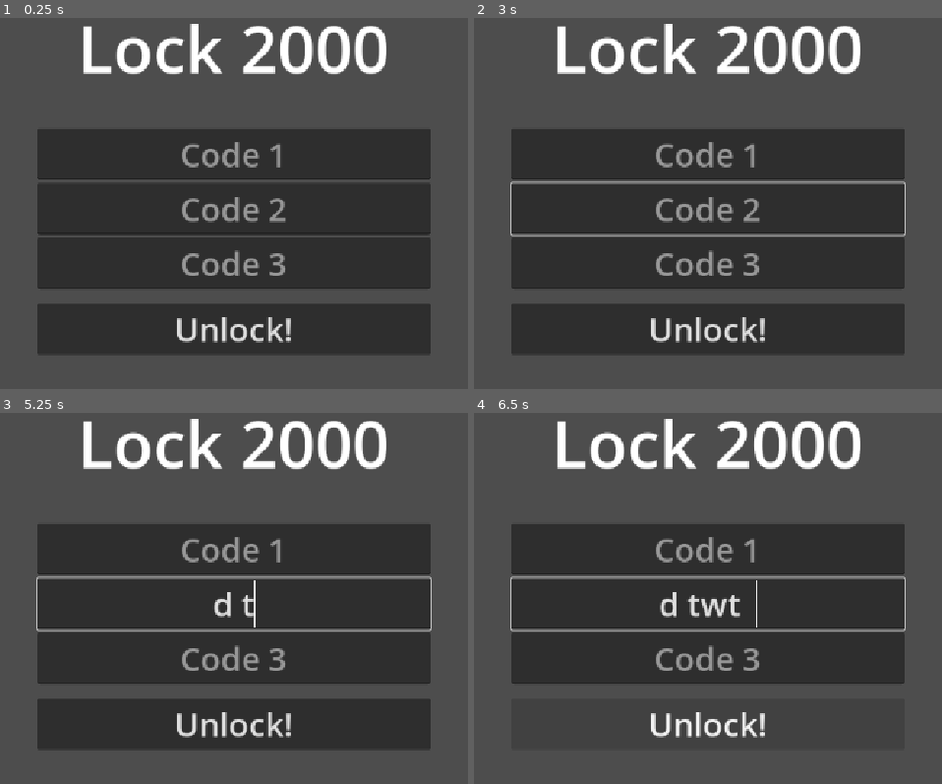
Above: before the commit, frames 1-4 (two rows, left to right).
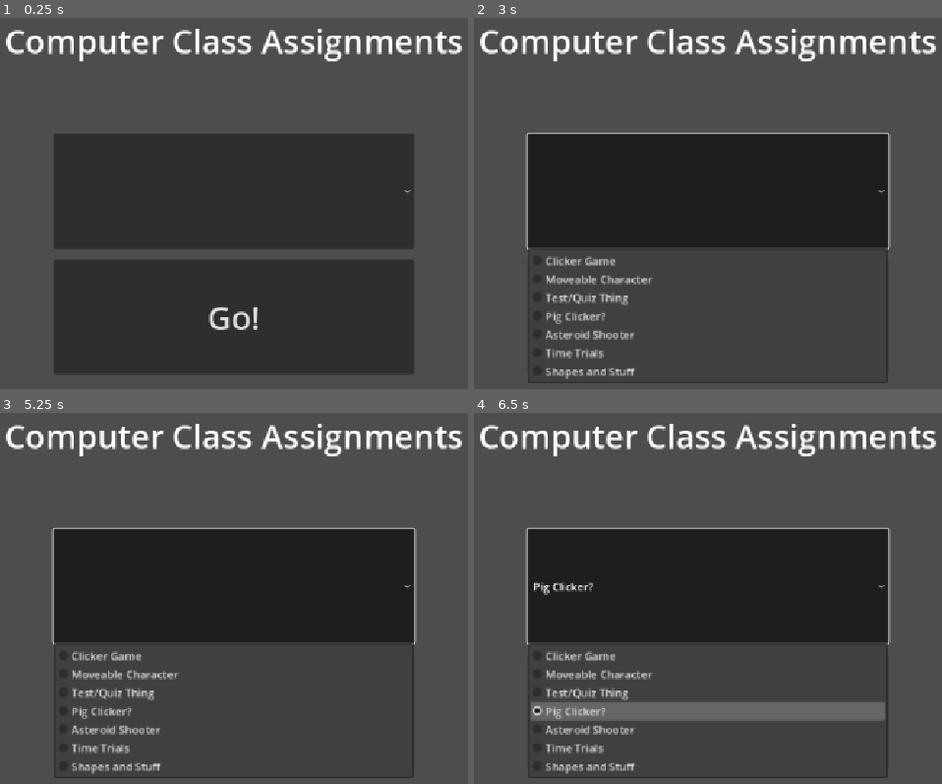
Above: after the commit, the same moments.

Repository: V3AI-Seven/processing-assignments-10
Game: Godot game, scene res://scenes/main_menu.tscn
The game is run twice, just before and just after one commit, with the same random seed, the same clock (stepped at 60 frames per second) and the same inputs. Before the commit the project starts from res://scenes/projects/riddle_part_2.tscn.
Inputs (mouse positions are in pixels of both pictures, inside the frame that each line leads up to):
- Up to frame 1 (0.25 s): no input
- Up to frame 2 (3 s): click (708, 329) at 0.5 s, where only the run before the commit has a clickable "Unlock!"; click (708, 318) at 1.25 s, where only the run after the commit has a clickable "Go!"; click (708, 318) at 2 s, where only the run after the commit has a clickable "Go!"; click (708, 192) at 2.77 s
- Up to frame 3 (5.25 s): tap Enter at 3.5, 5 s; move the mouse to (407, 591) at 3.52 s; hold D 3.53-4.28 s; hold Space 3.53-4.28 s; tap T at 3.6, 4.55, 5.1 s; move the mouse to (74, 635) at 4.27 s; hold S 4.28-5.03 s; tap Space at 4.35, 4.52, 4.82 s; move the mouse to (313, 516) at 5.02 s; hold D from 5.03 s (still down); hold Space from 5.03 s (still down)
- Up to frame 4 (6.5 s): move the mouse to (670, 702) at 5.77 s; release D at 5.78 s; release Space at 5.78 s; hold W from 5.78 s (still down); tap T at 5.85 s; tap Space at 6.02, 6.32 s

The runs differ from the first frame. In frame 1, 22% of the frame differs, in the area x 1-99%, y 1-96%; in frame 2, 17%; in frame 3, 17%; in frame 4, 20%.

Commit message:
Animations and stuff

Diff:
--- a/project.godot
+++ b/project.godot
@@ -11,7 +11,7 @@
 [application]
 
 config/name="CompSci 10 Processing"
-run/main_scene="uid://b7061df7ta4lk"
+run/main_scene="uid://d2xajq0p5tvda"
 config/features=PackedStringArray("4.5", "GL Compatibility")
 config/icon="res://icon.svg"
 
--- a/scenes/main_menu.tscn
+++ b/scenes/main_menu.tscn
@@ -49,7 +49,7 @@
 popup/item_4/id = 4
 popup/item_5/text = "Time Trials"
 popup/item_5/id = 5
-popup/item_6/text = "Riddle Solver"
+popup/item_6/text = "Shapes and Stuff"
 popup/item_6/id = 6
 
 [connection signal="pressed" from="Go" to="." method="switch_to_project"]
--- /dev/null
+++ b/scenes/projects/shapes_dodge.tscn
@@ -0,0 +1,245 @@
+[gd_scene load_steps=17 format=3 uid="uid://bmp6ekjmslkgy"]
+
+[ext_resource type="Script" uid="uid://e4a1mtqjw2do" path="res://scripts/Shapes/player.gd" id="2_nydrw"]
+[ext_resource type="Script" uid="uid://tsg2m6cty82u" path="res://scripts/Shapes/game_ui.gd" id="4_3ptjk"]
+[ext_resource type="Script" uid="uid://cqchlou66tmey" path="res://scripts/Shapes/sliding_box.gd" id="4_krmav"]
+[ext_resource type="PackedScene" uid="uid://d4mmehk8jrrto" path="res://scenes/templates/exit_button.tscn" id="5_krmav"]
+
+[sub_resource type="QuadMesh" id="QuadMesh_24jta"]
+
+[sub_resource type="RectangleShape2D" id="RectangleShape2D_nydrw"]
+size = Vector2(32, 32)
+
+[sub_resource type="QuadMesh" id="QuadMesh_hrw6t"]
+
+[sub_resource type="Gradient" id="Gradient_3ptjk"]
+offsets = PackedFloat32Array(0.22635135)
+colors = PackedColorArray(0.8140625, 0.65582514, 0.15645263, 1)
+
+[sub_resource type="GradientTexture1D" id="GradientTexture1D_krmav"]
+gradient = SubResource("Gradient_3ptjk")
+
+[sub_resource type="Animation" id="Animation_a4ec7"]
+resource_name = "SlidingBox"
+length = 3.0
+tracks/0/type = "value"
+tracks/0/imported = false
+tracks/0/enabled = true
+tracks/0/path = NodePath(".:position")
+tracks/0/interp = 1
+tracks/0/loop_wrap = true
+tracks/0/keys = {
+"times": PackedFloat32Array(0, 0.2, 1, 1.3333334, 2.8, 3),
+"transitions": PackedFloat32Array(1, 1, 1, 1, 1, 1),
+"update": 0,
+"values": [Vector2(-768, 384), Vector2(-640, 384), Vector2(-640, 384), Vector2(576, 384), Vector2(576, 384), Vector2(1920, 384)]
+}
+tracks/1/type = "value"
+tracks/1/imported = false
+tracks/1/enabled = true
+tracks/1/path = NodePath(".:visible")
+tracks/1/interp = 1
+tracks/1/loop_wrap = true
+tracks/1/keys = {
+"times": PackedFloat32Array(0),
+"transitions": PackedFloat32Array(1),
+"update": 1,
+"values": [true]
+}
+
+[sub_resource type="Animation" id="Animation_y0t3g"]
+length = 0.001
+tracks/0/type = "value"
+tracks/0/imported = false
+tracks/0/enabled = true
+tracks/0/path = NodePath(".:position")
+tracks/0/interp = 1
+tracks/0/loop_wrap = true
+tracks/0/keys = {
+"times": PackedFloat32Array(0),
+"transitions": PackedFloat32Array(1),
+"update": 0,
+"values": [Vector2(896, -704)]
+}
+tracks/1/type = "value"
+tracks/1/imported = false
+tracks/1/enabled = true
+tracks/1/path = NodePath(".:visible")
+tracks/1/interp = 1
+tracks/1/loop_wrap = true
+tracks/1/keys = {
+"times": PackedFloat32Array(0),
+"transitions": PackedFloat32Array(1),
+"update": 1,
+"values": [true]
+}
+
+[sub_resource type="AnimationLibrary" id="AnimationLibrary_5et4b"]
+_data = {
+&"RESET": SubResource("Animation_y0t3g"),
+&"SlidingBox": SubResource("Animation_a4ec7")
+}
+
+[sub_resource type="RectangleShape2D" id="RectangleShape2D_1fkto"]
+size = Vector2(1328, 80.5)
+
+[sub_resource type="Animation" id="Animation_3ptjk"]
+resource_name = "SlidingBox"
+length = 3.0
+tracks/0/type = "value"
+tracks/0/imported = false
+tracks/0/enabled = true
+tracks/0/path = NodePath(".:position")
+tracks/0/interp = 1
+tracks/0/loop_wrap = true
+tracks/0/keys = {
+"times": PackedFloat32Array(0, 0.26666668, 1, 1.3, 2.1333334, 2.3),
+"transitions": PackedFloat32Array(1, 1, 1, 1, 1, 1),
+"update": 0,
+"values": [Vector2(192, -704), Vector2(192, -600), Vector2(192, -600), Vector2(192, 256), Vector2(192, 256), Vector2(192, 1408)]
+}
+tracks/1/type = "value"
+tracks/1/imported = false
+tracks/1/enabled = true
+tracks/1/path = NodePath(".:visible")
+tracks/1/interp = 1
+tracks/1/loop_wrap = true
+tracks/1/keys = {
+"times": PackedFloat32Array(0),
+"transitions": PackedFloat32Array(1),
+"update": 1,
+"values": [true]
+}
+
+[sub_resource type="AnimationLibrary" id="AnimationLibrary_krmav"]
+_data = {
+&"RESET": SubResource("Animation_y0t3g"),
+&"SlidingBox": SubResource("Animation_3ptjk")
+}
+
+[sub_resource type="AnimationLibrary" id="AnimationLibrary_a4ec7"]
+
+[node name="ShapesDodge" type="Node2D"]
+
+[node name="RoundTimer" type="Timer" parent="."]
+wait_time = 60.0
+one_shot = true
+
+[node name="CharacterBody2D" type="CharacterBody2D" parent="."]
+position = Vector2(576, 304)
+floor_stop_on_slope = false
+floor_constant_speed = true
+script = ExtResource("2_nydrw")
+metadata/IsPlayer = true
+
+[node name="MeshInstance2D" type="MeshInstance2D" parent="CharacterBody2D"]
+position = Vector2(-4.7683716e-07, 0)
+scale = Vector2(32, 32)
+mesh = SubResource("QuadMesh_24jta")
+
+[node name="CollisionShape2D" type="CollisionShape2D" parent="CharacterBody2D"]
+shape = SubResource("RectangleShape2D_nydrw")
+
+[node name="GameUI" type="Control" parent="."]
+layout_mode = 3
+anchors_preset = 0
+offset_right = 40.0
+offset_bottom = 40.0
+script = ExtResource("4_3ptjk")
+
+[node name="StartButton" type="Button" parent="GameUI"]
+layout_mode = 0
+offset_left = 512.0
+offset_top = 64.0
+offset_right = 640.0
+offset_bottom = 117.0
+theme_override_font_sizes/font_size = 32
+text = "Start"
+
+[node name="ExitButton" parent="GameUI" instance=ExtResource("5_krmav")]
+layout_mode = 0
+
+[node name="SlidingBox" type="AnimatableBody2D" parent="."]
+position = Vector2(896, -704)
+script = ExtResource("4_krmav")
+
+[node name="TriggerTimer" type="Timer" parent="SlidingBox"]
+wait_time = 0.4
+one_shot = true
+
+[node name="MeshInstance2D" type="MeshInstance2D" parent="SlidingBox"]
+scale = Vector2(1328.0001, 80)
+mesh = SubResource("QuadMesh_hrw6t")
+texture = SubResource("GradientTexture1D_krmav")
+
+[node name="AnimationPlayer" type="AnimationPlayer" parent="SlidingBox"]
+libraries = {
+&"": SubResource("AnimationLibrary_5et4b")
+}
+
+[node name="Area2D" type="Area2D" parent="SlidingBox"]
+
+[node name="CollisionShape2D" type="CollisionShape2D" parent="SlidingBox/Area2D"]
+shape = SubResource("RectangleShape2D_1fkto")
+
+[node name="SlidingBox2" type="AnimatableBody2D" parent="."]
+position = Vector2(896, -704)
+rotation = 1.5707964
+script = ExtResource("4_krmav")
+
+[node name="TriggerTimer" type="Timer" parent="SlidingBox2"]
+wait_time = 1.4669999999999999
+one_shot = true
+
+[node name="MeshInstance2D" type="MeshInstance2D" parent="SlidingBox2"]
+scale = Vector2(1328.0001, 80)
+mesh = SubResource("QuadMesh_hrw6t")
+texture = SubResource("GradientTexture1D_krmav")
+
+[node name="AnimationPlayer" type="AnimationPlayer" parent="SlidingBox2"]
+libraries = {
+&"": SubResource("AnimationLibrary_krmav"),
+&"SlidingBox1": SubResource("AnimationLibrary_a4ec7")
+}
+
+[node name="Area2D" type="Area2D" parent="SlidingBox2"]
+
+[node name="CollisionShape2D" type="CollisionShape2D" parent="SlidingBox2/Area2D"]
+shape = SubResource("RectangleShape2D_1fkto")
+
+[node name="SlidingBox3" type="AnimatableBody2D" parent="."]
+position = Vector2(896, -704)
+rotation = 1.5707964
+script = ExtResource("4_krmav")
+
+[node name="TriggerTimer" type="Timer" parent="SlidingBox3"]
+wait_time = 1.4669999999999999
+one_shot = true
+
+[node name="MeshInstance2D" type="MeshInstance2D" parent="SlidingBox3"]
+scale = Vector2(1328.0001, 80)
+mesh = SubResource("QuadMesh_hrw6t")
+texture = SubResource("GradientTexture1D_krmav")
+
+[node name="AnimationPlayer" type="AnimationPlayer" parent="SlidingBox3"]
+libraries = {
+&"": SubResource("AnimationLibrary_krmav"),
+&"SlidingBox1": SubResource("AnimationLibrary_a4ec7")
+}
+
+[node name="Area2D" type="Area2D" parent="SlidingBox3"]
+
+[node name="CollisionShape2D" type="CollisionShape2D" parent="SlidingBox3/Area2D"]
+shape = SubResource("RectangleShape2D_1fkto")
+
+[connection signal="pressed" from="GameUI/StartButton" to="GameUI" method="start"]
+[connection signal="pressed" from="GameUI/StartButton" to="SlidingBox" method="start_game"]
+[connection signal="player_hit" from="SlidingBox" to="CharacterBody2D" method="player_hit"]
+[connection signal="timeout" from="SlidingBox/TriggerTimer" to="SlidingBox" method="play_animation"]
+[connection signal="body_entered" from="SlidingBox/Area2D" to="SlidingBox" method="object_hit"]
+[connection signal="player_hit" from="SlidingBox2" to="CharacterBody2D" method="player_hit"]
+[connection signal="timeout" from="SlidingBox2/TriggerTimer" to="SlidingBox2" method="play_animation"]
+[connection signal="body_entered" from="SlidingBox2/Area2D" to="SlidingBox2" method="object_hit"]
+[connection signal="player_hit" from="SlidingBox3" to="CharacterBody2D" method="player_hit"]
+[connection signal="timeout" from="SlidingBox3/TriggerTimer" to="SlidingBox3" method="play_animation"]
+[connection signal="body_entered" from="SlidingBox3/Area2D" to="SlidingBox3" method="object_hit"]
--- a/scripts/MainMenu/main_menu.gd
+++ b/scripts/MainMenu/main_menu.gd
@@ -19,5 +19,5 @@
 			get_tree().change_scene_to_file("res://scenes/projects/asteroid_shooter.tscn")
 		5: #time trials parkou
 			get_tree().change_scene_to_file("res://scenes/projects/time_trials.tscn")
-		6: #thing for the riddle
-			get_tree().change_scene_to_file("res://scenes/projects/riddle.tscn")
+		6: #game about dodging shapes
+			get_tree().change_scene_to_file("res://scenes/projects/shapes_dodge.tscn")
--- a/scripts/RiddlePart2/riddle_part_2.gd
+++ b/scripts/RiddlePart2/riddle_part_2.gd
@@ -3,6 +3,6 @@
 var answers = ["42", "London", "Fondue Turkey Monkey"]
 
 
-func checkSolved() -> void:
+func check_solved() -> void:
 	if $Answer1.text == answers[0] and $Answer2.text == answers[1] and $Answer3.text == answers[2]:
 		$PopupPanel.popup()
--- /dev/null
+++ b/scripts/Shapes/animation_player.gd
@@ -0,0 +1,15 @@
+extends AnimationPlayer
+
+
+
+
+# Called when the node enters the scene tree for the first time.
+func _ready() -> void:
+	pass
+
+
+
+
+# Called every frame. 'delta' is the elapsed time since the previous frame.
+func _process(delta: float) -> void:
+	pass
--- /dev/null
+++ b/scripts/Shapes/collision_circle.gd
@@ -0,0 +1,24 @@
+extends AnimatableBody2D
+
+signal player_hit
+
+
+# Called when the node enters the scene tree for the first time.
+func _ready() -> void:
+	pass # Replace with function body.
+
+func start_game() -> void:
+	$TriggerTimer.start()
+
+
+func object_hit(body: Node2D) -> void:
+	if body.get_meta("IsPlayer", false):
+		player_hit.emit()
+
+func play_animation() -> void:
+	$AnimationPlayer.play("IncreasingCircle")
+
+
+# Called every frame. 'delta' is the elapsed time since the previous frame.
+func _process(delta: float) -> void:
+	pass
--- /dev/null
+++ b/scripts/Shapes/game_ui.gd
@@ -0,0 +1,16 @@
+extends Control
+signal start_game
+
+
+# Called when the node enters the scene tree for the first time.
+func _ready() -> void:
+	pass # Replace with function body.
+
+func start() -> void:
+	$StartButton.visible = false
+	start_game.emit()
+
+
+# Called every frame. 'delta' is the elapsed time since the previous frame.
+func _process(delta: float) -> void:
+	pass
--- /dev/null
+++ b/scripts/Shapes/player.gd
@@ -0,0 +1,33 @@
+extends CharacterBody2D
+
+var can_move := true
+
+const SPEED := 300.0
+const JUMP_VELOCITY := -400.0
+
+signal test_animation
+
+func _input(event: InputEvent) -> void:
+	if event is InputEventKey:
+		if event.keycode == KEY_T and not event.is_echo() and event.is_pressed():
+			test_animation.emit()
+
+func player_hit() -> void:
+	can_move = false
+
+
+func _physics_process(_delta: float) -> void:
+
+	velocity = Vector2.ZERO
+
+	if can_move:
+		if Input.is_key_pressed(KEY_W):
+			velocity.y -= SPEED
+		if Input.is_key_pressed(KEY_S):
+			velocity.y += SPEED
+		if Input.is_key_pressed(KEY_A):
+			velocity.x -= SPEED
+		if Input.is_key_pressed(KEY_D):
+			velocity.x += SPEED
+
+	move_and_slide()
--- /dev/null
+++ b/scripts/Shapes/sliding_box.gd
@@ -0,0 +1,19 @@
+extends AnimatableBody2D
+signal player_hit
+
+
+# Called when the node enters the scene tree for the first time.
+func _ready() -> void:
+	pass # Replace with function body.
+
+func start_game() -> void:
+	$TriggerTimer.start()
+
+
+func object_hit(body: Node2D) -> void:
+	if body.get_meta("IsPlayer", false):
+		player_hit.emit()
+
+func play_animation() -> void:
+	$AnimationPlayer.play("SlidingBox")
+	print("Playing animation")
Not shown, added: scripts/Shapes/animation_player.gd.uid
Not shown, added: scripts/Shapes/collision_circle.gd.uid
Not shown, added: scripts/Shapes/game_ui.gd.uid
Not shown, added: scripts/Shapes/player.gd.uid
Not shown, added: scripts/Shapes/sliding_box.gd.uid
